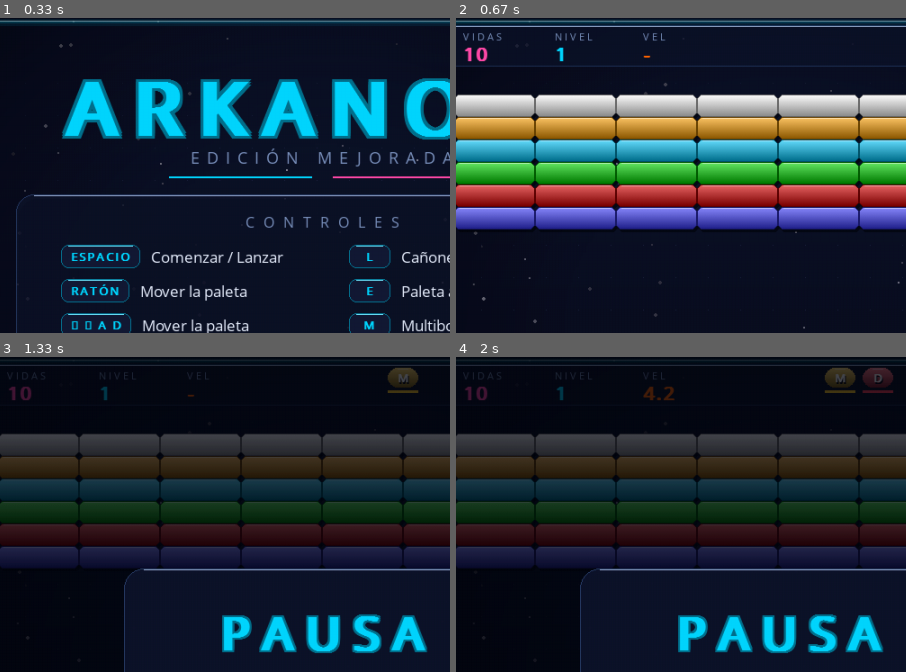
Above: before the commit, frames 1-4 (two rows, left to right).
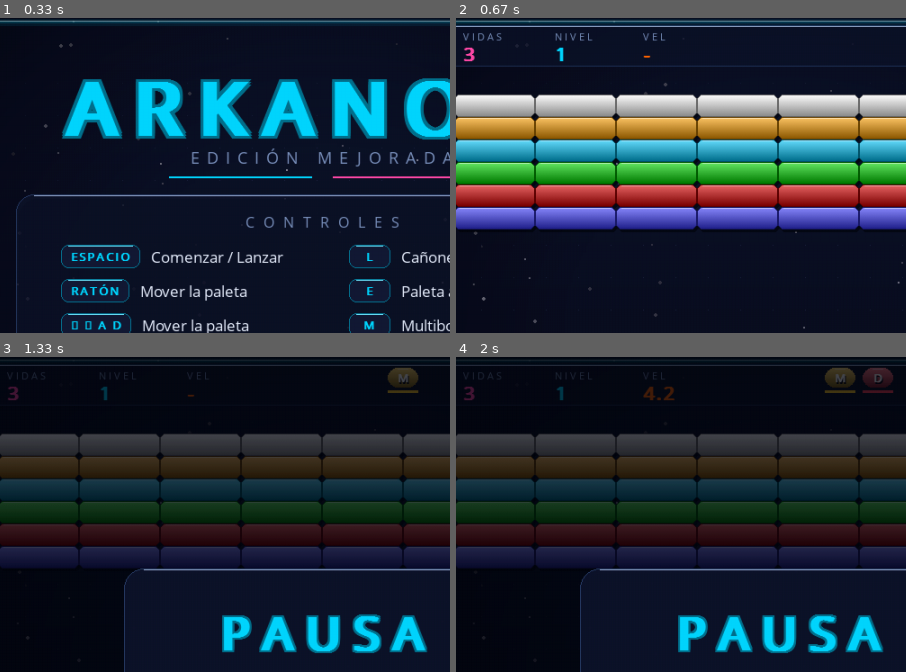
Above: after the commit, the same moments.

Repository: jrep41/arkanoid
Game: pygame game, started from arkanoid_enhanced.py
Two runs of this game, one before a commit and one after it. Both use one fixed random seed, a clock stepped at 60 frames per second and the inputs below.
Inputs:
- Up to frame 1 (0.33 s): no input
- Up to frame 2 (0.67 s): tap Space at 0.33 s
- Up to frame 3 (1.33 s): tap P at 0.67 s; tap M at 1 s
- Up to frame 4 (2 s): hold D 1.33-1.8 s; tap Space at 1.4, 1.7, 1.9 s; hold D from 1.83 s (still down); tap B at 1.98 s
The pictures show only the part of the screen within x 14-64%, y 0-50%; the shares and areas given below are measured in that part.

Frame 1 is identical in both runs. In frame 2, 0.2% of the frame differs, in the area x 1-8%, y 9-14%; in frame 3, 0.1%; in frame 4, 0.1%.

Commit message:
añadir cambios

Diff:
--- a/arkanoid_enhanced.py
+++ b/arkanoid_enhanced.py
@@ -785,15 +785,21 @@
         screen.blit(shadow, (x + 2, y + 4))
 
         # Resplandor neón cian bajo la paleta
-        halo = make_panel_surface((width + 18, height + 14), (*ACCENT_CYAN, 34), radius + 7)
+        halo = make_panel_surface(
+            (width + 18, height + 14), (*ACCENT_CYAN, 34), radius + 7
+        )
         screen.blit(halo, (x - 9, y - 5))
 
         # Cuerpo metálico con degradado vertical
-        body = make_gradient_surface((width, height), (238, 245, 255), (66, 82, 116), radius)
+        body = make_gradient_surface(
+            (width, height), (238, 245, 255), (66, 82, 116), radius
+        )
         screen.blit(body, (x, y))
 
         # Extremos rojos con degradado (identidad Vaus)
-        cap = make_gradient_surface((end_cap_width, height), (255, 102, 102), (138, 22, 34), radius)
+        cap = make_gradient_surface(
+            (end_cap_width, height), (255, 102, 102), (138, 22, 34), radius
+        )
         screen.blit(cap, (x, y))
         screen.blit(cap, (x + width - end_cap_width, y))
 
@@ -1046,7 +1052,9 @@
             )
 
         # Halo de la pelota
-        draw_glow_dot(screen, glow_color, (int(self.x), int(self.y)), self.radius + 5, alpha=150)
+        draw_glow_dot(
+            screen, glow_color, (int(self.x), int(self.y)), self.radius + 5, alpha=150
+        )
 
         # Esfera con degradado radial (superficie pre-renderizada)
         screen.blit(
@@ -1225,13 +1233,17 @@
     return _panel_cache[key]
 
 
-def draw_panel(screen, rect, color=(16, 22, 44, 180), radius=14, border_color=None, shadow=True):
+def draw_panel(
+    screen, rect, color=(16, 22, 44, 180), radius=14, border_color=None, shadow=True
+):
     """Dibuja un panel de cristal con una sombra suave debajo."""
     x, y, width, height = rect
     if shadow:
         shadow_surf = make_panel_surface((width, height), (0, 0, 0, 110), radius)
         screen.blit(shadow_surf, (x + 3, y + 5))
-    screen.blit(make_panel_surface((width, height), color, radius, border_color), (x, y))
+    screen.blit(
+        make_panel_surface((width, height), color, radius, border_color), (x, y)
+    )
 
 
 def make_glow_sprite(radius, color, alpha=255):
@@ -1362,7 +1374,9 @@
 
     # Halo exterior pulsante (se cuantiza para no llenar la caché)
     halo_alpha = 25 + 15 * round(min(1.0, max(0.0, pulse)) * 2)
-    halo = make_panel_surface((width + 28, height + 24), (*color, halo_alpha), radius + 12)
+    halo = make_panel_surface(
+        (width + 28, height + 24), (*color, halo_alpha), radius + 12
+    )
     screen.blit(halo, (x - 14, y - 12))
 
     # Cuerpo de cristal con borde del color del acento
@@ -1404,7 +1418,9 @@
                 distance = math.hypot(offset_x, offset_y)
                 if distance <= radius:
                     edge = min(1.0, distance / radius)
-                    surf.set_at((x, y), lerp_color((255, 255, 255), edge_color, edge * 0.9))
+                    surf.set_at(
+                        (x, y), lerp_color((255, 255, 255), edge_color, edge * 0.9)
+                    )
         _ball_cache[key] = surf
     return _ball_cache[key]
 
@@ -1884,7 +1900,7 @@
         # Variables del estado del juego
         self.score = 0  # Puntuación actual del jugador
         self.lives = (
-            10  # Vidas restantes del jugador (aumentadas para facilitar el juego)
+            3  # Vidas restantes del jugador (aumentadas para facilitar el juego)
         )
         self.level = 1  # Nivel actual del juego
         self.high_score = load_high_score()  # Puntuación máxima guardada
@@ -2092,7 +2108,7 @@
                     elif self.game_state == "game_over":
                         # Reiniciar completamente el juego
                         self.score = 0
-                        self.lives = 10  # Reiniciar con 10 vidas
+                        self.lives = 3  # Reiniciar con 10 vidas
                         self.level = 1
                         BALL_SPEED = INITIAL_BALL_SPEED  # Resetear velocidad de pelota
                         self.reset_game()
@@ -2447,9 +2463,7 @@
             self.paddle.expand()
             self.active_power_ups["expand"] = 600  # 10 segundos
         elif power_type == "multi_ball":
-            if (
-                    0 < len(self.balls) < 5
-            ):  # Verificar que hay pelotas y no exceder máximo
+            if 0 < len(self.balls) < 5:  # Verificar que hay pelotas y no exceder máximo
                 for _ in range(2):
                     new_ball = Ball(self.balls[0].x, self.balls[0].y)
                     angle = random.uniform(-math.pi / 4, math.pi / 4)
@@ -2525,7 +2539,10 @@
             brightness = stars.randint(35, 135)
             star_size = 1 if stars.random() < 0.8 else 2
             pygame.draw.circle(
-                surface, (brightness, brightness, brightness + 15), (star_x, star_y), star_size
+                surface,
+                (brightness, brightness, brightness + 15),
+                (star_x, star_y),
+                star_size,
             )
 
         # Rejilla de puntos muy sutil en la zona de juego
@@ -2535,7 +2552,9 @@
                 surface.set_at((grid_x, grid_y), grid_color)
 
         # Viñeta: oscurece los bordes para centrar la atención en el juego
-        vignette = pygame.Surface((WINDOW_WIDTH // 8, WINDOW_HEIGHT // 8), pygame.SRCALPHA)
+        vignette = pygame.Surface(
+            (WINDOW_WIDTH // 8, WINDOW_HEIGHT // 8), pygame.SRCALPHA
+        )
         for y in range(vignette.get_height()):
             for x in range(vignette.get_width()):
                 offset_x = x / vignette.get_width() - 0.5
@@ -2544,7 +2563,8 @@
                 alpha = int(min(1.0, max(0.0, (distance - 0.3) * 2.6)) * 165)
                 vignette.set_at((x, y), (2, 3, 10, alpha))
         surface.blit(
-            pygame.transform.smoothscale(vignette, (WINDOW_WIDTH, WINDOW_HEIGHT)), (0, 0)
+            pygame.transform.smoothscale(vignette, (WINDOW_WIDTH, WINDOW_HEIGHT)),
+            (0, 0),
         )
 
         # Franja roja tenue en la zona de pérdida (borde inferior)
@@ -2557,13 +2577,25 @@
         # Marco neón alrededor de la zona de juego
         frame = pygame.Surface((WINDOW_WIDTH, WINDOW_HEIGHT), pygame.SRCALPHA)
         pygame.draw.rect(
-            frame, (*ACCENT_CYAN, 20), (1, 1, WINDOW_WIDTH - 2, WINDOW_HEIGHT - 2), 8, border_radius=14
+            frame,
+            (*ACCENT_CYAN, 20),
+            (1, 1, WINDOW_WIDTH - 2, WINDOW_HEIGHT - 2),
+            8,
+            border_radius=14,
         )
         pygame.draw.rect(
-            frame, (*ACCENT_CYAN, 55), (3, 3, WINDOW_WIDTH - 6, WINDOW_HEIGHT - 6), 3, border_radius=12
+            frame,
+            (*ACCENT_CYAN, 55),
+            (3, 3, WINDOW_WIDTH - 6, WINDOW_HEIGHT - 6),
+            3,
+            border_radius=12,
         )
         pygame.draw.rect(
-            frame, (185, 245, 255, 150), (3, 3, WINDOW_WIDTH - 6, WINDOW_HEIGHT - 6), 1, border_radius=12
+            frame,
+            (185, 245, 255, 150),
+            (3, 3, WINDOW_WIDTH - 6, WINDOW_HEIGHT - 6),
+            1,
+            border_radius=12,
         )
         surface.blit(frame, (0, 0))
 
@@ -2627,13 +2659,25 @@
 
         # Línea decorativa con los dos colores de acento
         line_y = 176
-        pygame.draw.line(screen, ACCENT_CYAN, (center_x - 170, line_y), (center_x - 12, line_y), 2)
-        pygame.draw.line(screen, ACCENT_PINK, (center_x + 12, line_y), (center_x + 170, line_y), 2)
+        pygame.draw.line(
+            screen, ACCENT_CYAN, (center_x - 170, line_y), (center_x - 12, line_y), 2
+        )
+        pygame.draw.line(
+            screen, ACCENT_PINK, (center_x + 12, line_y), (center_x + 170, line_y), 2
+        )
 
         # Tarjeta de cristal con los controles
-        draw_panel(screen, (160, 196, 680, 300), (16, 22, 46, 185), 20, (70, 105, 170, 120))
+        draw_panel(
+            screen, (160, 196, 680, 300), (16, 22, 46, 185), 20, (70, 105, 170, 120)
+        )
         draw_text(
-            screen, "CONTROLES", 16, TEXT_DIM, (center_x, 226), align="center", spacing=10
+            screen,
+            "CONTROLES",
+            16,
+            TEXT_DIM,
+            (center_x, 226),
+            align="center",
+            spacing=10,
         )
 
         # Dos columnas de controles (tecla + descripción)
@@ -2646,16 +2690,25 @@
             # Tecla con aspecto de cristal y borde neón
             label = render_text(key_name, 13, ACCENT_CYAN, bold=True, spacing=1)
             key_width = max(46, label.get_width() + 22)
-            keycap = make_panel_surface((key_width, 26), (20, 28, 56, 220), 8, (*ACCENT_CYAN, 130))
+            keycap = make_panel_surface(
+                (key_width, 26), (20, 28, 56, 220), 8, (*ACCENT_CYAN, 130)
+            )
             screen.blit(keycap, (key_x, key_y))
             screen.blit(
                 label,
-                (key_x + (key_width - label.get_width()) // 2, key_y + (26 - label.get_height()) // 2),
+                (
+                    key_x + (key_width - label.get_width()) // 2,
+                    key_y + (26 - label.get_height()) // 2,
+                ),
             )
 
             # Descripción del control
             draw_text(
-                screen, description, 17, TEXT_PRIMARY, (key_x + key_width + 12, key_y + 13),
+                screen,
+                description,
+                17,
+                TEXT_PRIMARY,
+                (key_x + key_width + 12, key_y + 13),
                 align="midleft",
             )
 
@@ -2671,10 +2724,24 @@
         )
 
         # Puntuación máxima
-        draw_text(screen, "RÉCORD", 16, TEXT_DIM, (center_x - 14, 616), align="midright", spacing=5)
         draw_text(
-            screen, str(self.high_score), 26, NEON_YELLOW, (center_x + 14, 616),
-            align="midleft", bold=True, cached=False,
+            screen,
+            "RÉCORD",
+            16,
+            TEXT_DIM,
+            (center_x - 14, 616),
+            align="midright",
+            spacing=5,
+        )
+        draw_text(
+            screen,
+            str(self.high_score),
+            26,
+            NEON_YELLOW,
+            (center_x + 14, 616),
+            align="midleft",
+            bold=True,
+            cached=False,
         )
 
         # Información de la edición
@@ -2729,7 +2796,9 @@
                 if ball.stuck_to_paddle:
                     bob = int(math.sin(pygame.time.get_ticks() * 0.01) * 3)
                     arrow_y = int(ball.y) - 32 + bob
-                    draw_glow_dot(screen, ACCENT_CYAN, (int(ball.x), arrow_y + 6), 8, alpha=120)
+                    draw_glow_dot(
+                        screen, ACCENT_CYAN, (int(ball.x), arrow_y + 6), 8, alpha=120
+                    )
                     pygame.draw.polygon(
                         screen,
                         ACCENT_CYAN,
@@ -2760,7 +2829,9 @@
 
         # Velocidad actual de las pelotas
         if self.balls and not self.waiting_for_ball_release:
-            ball_speed = math.sqrt(self.balls[0].speed_x**2 + self.balls[0].speed_y**2)
+            ball_speed = math.sqrt(
+                self.balls[0].speed_x ** 2 + self.balls[0].speed_y ** 2
+            )
             speed_value = f"{ball_speed:.1f}"
         else:
             speed_value = "-"
@@ -2777,20 +2848,29 @@
         # Patrón del nivel y récord (parte derecha)
         pattern_name = LEVEL_NAMES[(self.level - 1) % len(LEVEL_NAMES)].upper()
         draw_text(
-            screen, pattern_name, 13, TEXT_DIM, (WINDOW_WIDTH - 34, 16),
-            align="topright", spacing=3,
+            screen,
+            pattern_name,
+            13,
+            TEXT_DIM,
+            (WINDOW_WIDTH - 34, 16),
+            align="topright",
+            spacing=3,
         )
         draw_text(
-            screen, f"RÉCORD {self.high_score}", 18, NEON_YELLOW,
-            (WINDOW_WIDTH - 34, 30), align="topright", bold=True, cached=False,
+            screen,
+            f"RÉCORD {self.high_score}",
+            18,
+            NEON_YELLOW,
+            (WINDOW_WIDTH - 34, 30),
+            align="topright",
+            bold=True,
+            cached=False,
         )
 
     def _draw_stat(self, screen, x, label, value, value_color):
         """Dibuja una estadística de la barra superior (etiqueta + valor)."""
         draw_text(screen, label, 11, TEXT_DIM, (x, 13), spacing=3)
-        draw_text(
-            screen, value, 21, value_color, (x, 25), bold=True, cached=False
-        )
+        draw_text(screen, value, 21, value_color, (x, 25), bold=True, cached=False)
 
     def _draw_power_ups(self, screen):
         """Muestra los power-ups activos con una barra de tiempo restante."""
@@ -2821,9 +2901,14 @@
             )
             screen.blit(body, (pill_x, pill_y))
             draw_text(
-                screen, symbol, 13, WHITE,
+                screen,
+                symbol,
+                13,
+                WHITE,
                 (pill_x + pill_width // 2, pill_y + pill_height // 2),
-                align="center", bold=True, shadow=True,
+                align="center",
+                bold=True,
+                shadow=True,
             )
 
             # Barra de tiempo restante bajo la cápsula
@@ -2855,12 +2940,23 @@
 
         # Título y aviso
         draw_text(
-            screen, "PAUSA", 52, ACCENT_CYAN, (center_x, center_y - 45),
-            align="center", bold=True, spacing=10, glow=2,
+            screen,
+            "PAUSA",
+            52,
+            ACCENT_CYAN,
+            (center_x, center_y - 45),
+            align="center",
+            bold=True,
+            spacing=10,
+            glow=2,
         )
         draw_text(
-            screen, "El juego está esperando", 19, TEXT_DIM,
-            (center_x, center_y + 10), align="center",
+            screen,
+            "El juego está esperando",
+            19,
+            TEXT_DIM,
+            (center_x, center_y + 10),
+            align="center",
         )
 
         # Botón de reanudar
@@ -2874,7 +2970,9 @@
             font_size=18,
         )
 
-    def draw_result_screen(self, screen, title, title_color, rows, button_label, badge=None):
+    def draw_result_screen(
+        self, screen, title, title_color, rows, button_label, badge=None
+    ):
         """
         Pantalla de resultados (derrota o victoria): fondo atenuado,
         tarjeta de cristal con las estadísticas y un botón pulsante.
@@ -2903,20 +3001,38 @@
         ):
             title_size -= 2
         draw_text(
-            screen, title, title_size, title_color, (center_x, center_y - 112),
-            align="center", bold=True, spacing=5, glow=2,
+            screen,
+            title,
+            title_size,
+            title_color,
+            (center_x, center_y - 112),
+            align="center",
+            bold=True,
+            spacing=5,
+            glow=2,
         )
 
         # Filas de estadísticas (etiqueta a la izquierda, valor a la derecha)
         row_y = center_y - 44
         for label, value, value_color in rows:
             draw_text(
-                screen, label, 14, TEXT_DIM, (center_x - 215, row_y + 12),
-                align="midleft", spacing=4,
+                screen,
+                label,
+                14,
+                TEXT_DIM,
+                (center_x - 215, row_y + 12),
+                align="midleft",
+                spacing=4,
             )
             draw_text(
-                screen, value, 25, value_color, (center_x + 215, row_y + 12),
-                align="midright", bold=True, cached=False,
+                screen,
+                value,
+                25,
+                value_color,
+                (center_x + 215, row_y + 12),
+                align="midright",
+                bold=True,
+                cached=False,
             )
             pygame.draw.line(
                 screen,
@@ -2930,8 +3046,15 @@
         # Insignia de récord (opcional)
         if badge:
             draw_text(
-                screen, badge, 17, NEON_YELLOW, (center_x, center_y + 52),
-                align="center", bold=True, spacing=4, glow=1,
+                screen,
+                badge,
+                17,
+                NEON_YELLOW,
+                (center_x, center_y + 52),
+                align="center",
+                bold=True,
+                spacing=4,
+                glow=1,
             )
 
         # Botón de acción
--- a/sounds.py
+++ b/sounds.py
@@ -47,7 +47,7 @@
         samples.append(int(value * volume * 32767))
 
     # Crear array de bytes (16-bit, mono)
-    sound_bytes = struct.pack(f'<{n_samples}h', *samples)
+    sound_bytes = struct.pack(f"<{n_samples}h", *samples)
 
     pygame.mixer.init()
     sound = pygame.mixer.Sound(buffer=sound_bytes)
@@ -84,7 +84,7 @@
 
         samples.append(int(value * volume * 32767))
 
-    sound_bytes = struct.pack(f'<{n_samples}h', *samples)
+    sound_bytes = struct.pack(f"<{n_samples}h", *samples)
     return pygame.mixer.Sound(buffer=sound_bytes)
 
 
@@ -101,7 +101,7 @@
     fade_samples = max(1, int(sample_rate * 0.03))
 
     for i in range(n_samples):
-        value = (import_random() * 2 - 1)
+        value = import_random() * 2 - 1
 
         # Fadeout
         if i > n_samples - fade_samples:
@@ -109,13 +109,14 @@
 
         samples.append(int(value * volume * 32767))
 
-    sound_bytes = struct.pack(f'<{n_samples}h', *samples)
+    sound_bytes = struct.pack(f"<{n_samples}h", *samples)
     return pygame.mixer.Sound(buffer=sound_bytes)
 
 
 def import_random():
     """Wrapper para random para uso interno."""
     import random
+
     return random.random()
 
 
@@ -151,7 +152,7 @@
 
             all_samples.append(int(value * volume * 32767))
 
-    sound_bytes = struct.pack(f'<{len(all_samples)}h', *all_samples)
+    sound_bytes = struct.pack(f"<{len(all_samples)}h", *all_samples)
     return pygame.mixer.Sound(buffer=sound_bytes)
 
 
@@ -187,36 +188,36 @@
             return
 
         # Sonido al rebotar la pelota en la paleta (440 Hz, 80ms)
-        self.sounds['paddle_hit'] = generate_tone(440, 80, volume=0.25)
+        self.sounds["paddle_hit"] = generate_tone(440, 80, volume=0.25)
 
         # Sonido al rebotar en un ladrillo (523 Hz, 60ms)
-        self.sounds['brick_hit'] = generate_tone(523, 60, volume=0.2)
+        self.sounds["brick_hit"] = generate_tone(523, 60, volume=0.2)
 
         # Sonido al destruir un ladrillo (ruido)
-        self.sounds['brick_destroy'] = generate_noise_burst(100, volume=0.25)
+        self.sounds["brick_destroy"] = generate_noise_burst(100, volume=0.25)
 
         # Sonido de power-up (sweep 200->800 Hz)
-        self.sounds['power_up'] = generate_sweep(200, 800, 200, volume=0.3)
+        self.sounds["power_up"] = generate_sweep(200, 800, 200, volume=0.3)
 
         # Sonido al perder una vida (sweep descendente)
-        self.sounds['life_lost'] = generate_sweep(300, 80, 400, volume=0.4)
+        self.sounds["life_lost"] = generate_sweep(300, 80, 400, volume=0.4)
 
         # Sonido de game over
-        self.sounds['game_over'] = generate_sweep(400, 80, 600, volume=0.4)
+        self.sounds["game_over"] = generate_sweep(400, 80, 600, volume=0.4)
 
         # Sonido de victoria (arpegio C-E-G-C)
         victory_notes = [523, 659, 784, 1047]
-        self.sounds['victory'] = generate_arpeggio(victory_notes, 150, volume=0.3)
+        self.sounds["victory"] = generate_arpeggio(victory_notes, 150, volume=0.3)
 
         # Sonido de láser (880 Hz, 50ms)
-        self.sounds['laser'] = generate_tone(880, 50, volume=0.15)
+        self.sounds["laser"] = generate_tone(880, 50, volume=0.15)
 
         # Sonido de nivel completado
         level_notes = [392, 440, 494, 523, 587, 659, 784]
-        self.sounds['level_complete'] = generate_arpeggio(level_notes, 100, volume=0.25)
+        self.sounds["level_complete"] = generate_arpeggio(level_notes, 100, volume=0.25)
 
         # Sonido de bola multibalón
-        self.sounds['multi_ball'] = generate_sweep(300, 600, 150, volume=0.25)
+        self.sounds["multi_ball"] = generate_sweep(300, 600, 150, volume=0.25)
 
     def play(self, sound_name):
         """Reproduce un sonido por nombre."""
Not shown, added: .agents/skills/python-tutor/SKILL.md
